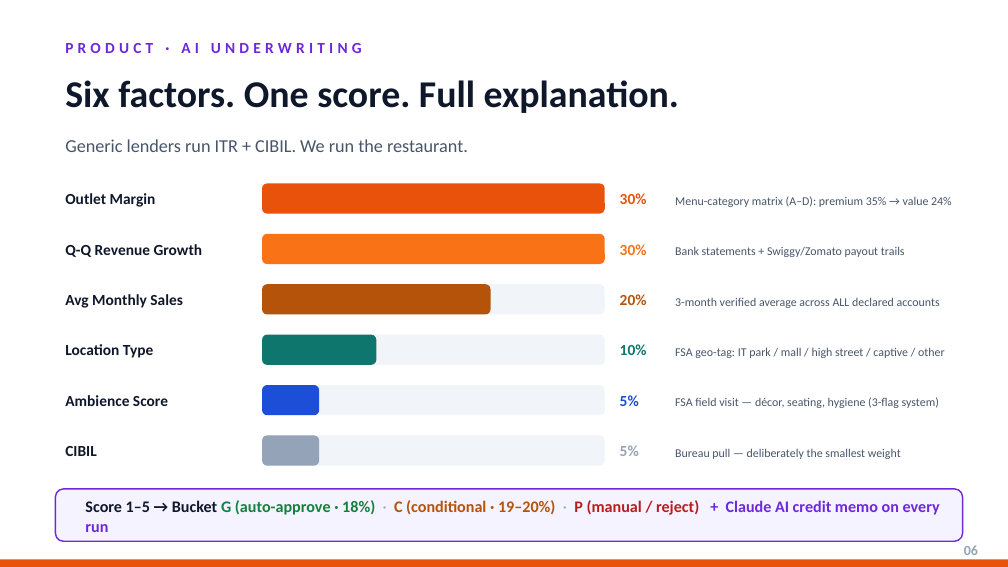
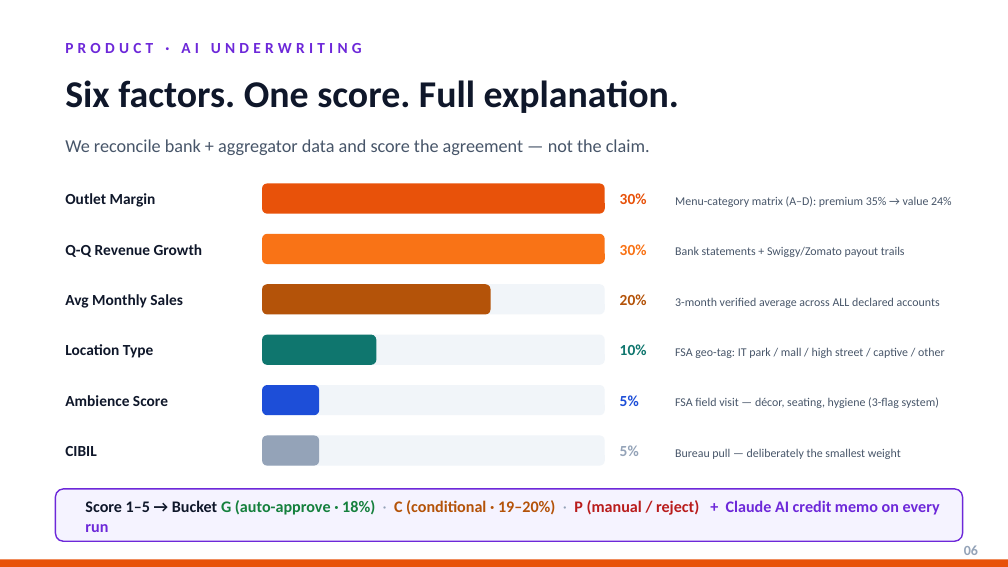
Before and after one commit to askgogo84/RasoiCapital, a slide deck: slide 6 of public/RasoiCapital_PitchDeck.pptx (slide 8 before the commit). Drawn at 1008x567 pixels with LibreOffice and Linux fonts; fonts in the diff are those of the drawing. Boxes give left, top, right and bottom in pixels: in the first picture for what was removed or moved away, otherwise in the second. Text is boxed around its words. In the diff, an @@ line names an element or a change of style, - is before the commit and + after.

```diff
--- a/public/RasoiCapital_PitchDeck.pptx
+++ b/public/RasoiCapital_PitchDeck.pptx
@@ text at (65, 139, 650, 155): text changed @@
-Generic lenders run ITR + CIBIL. We run the restaurant.
+We reconcile bank + aggregator data and score the agreement — not the claim.
```
Also in this commit, not shown: 7 other slides changed, 1 slide added, 2 slides removed.
